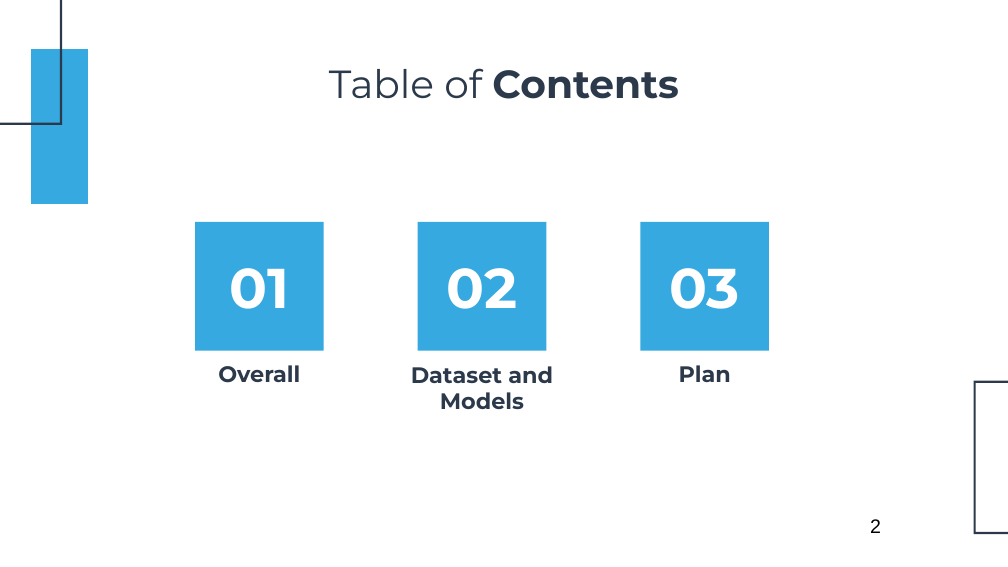
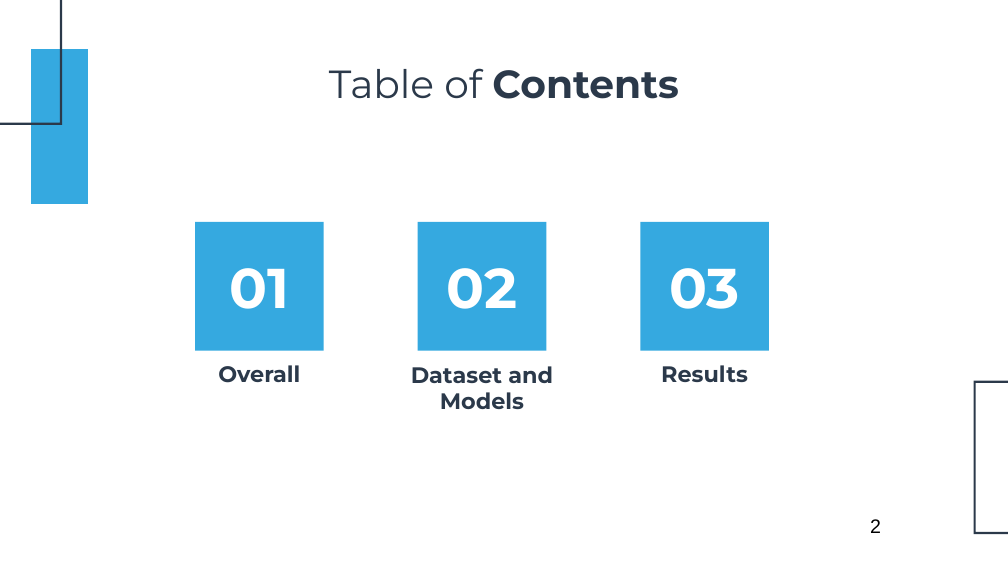
Before and after one commit to VNOpenAI/ai-doctor, a slide deck: slide 2 of static/slides/vnopenai-vn-accent.pptx. Drawn at 1008x567 pixels with LibreOffice and Linux fonts; fonts in the diff are those of the drawing. Boxes give left, top, right and bottom in pixels: in the first picture for what was removed or moved away, otherwise in the second. Text is boxed around its words. In the diff, an @@ line names an element or a change of style, - is before the commit and + after.

```diff
--- a/static/slides/vnopenai-vn-accent.pptx
+++ b/static/slides/vnopenai-vn-accent.pptx
@@ subtitle at (661, 365, 748, 382): text changed @@
-Plan
+Results
```
Also in this commit, not shown: 3 other slides changed, 5 slides added, 8 other files.
